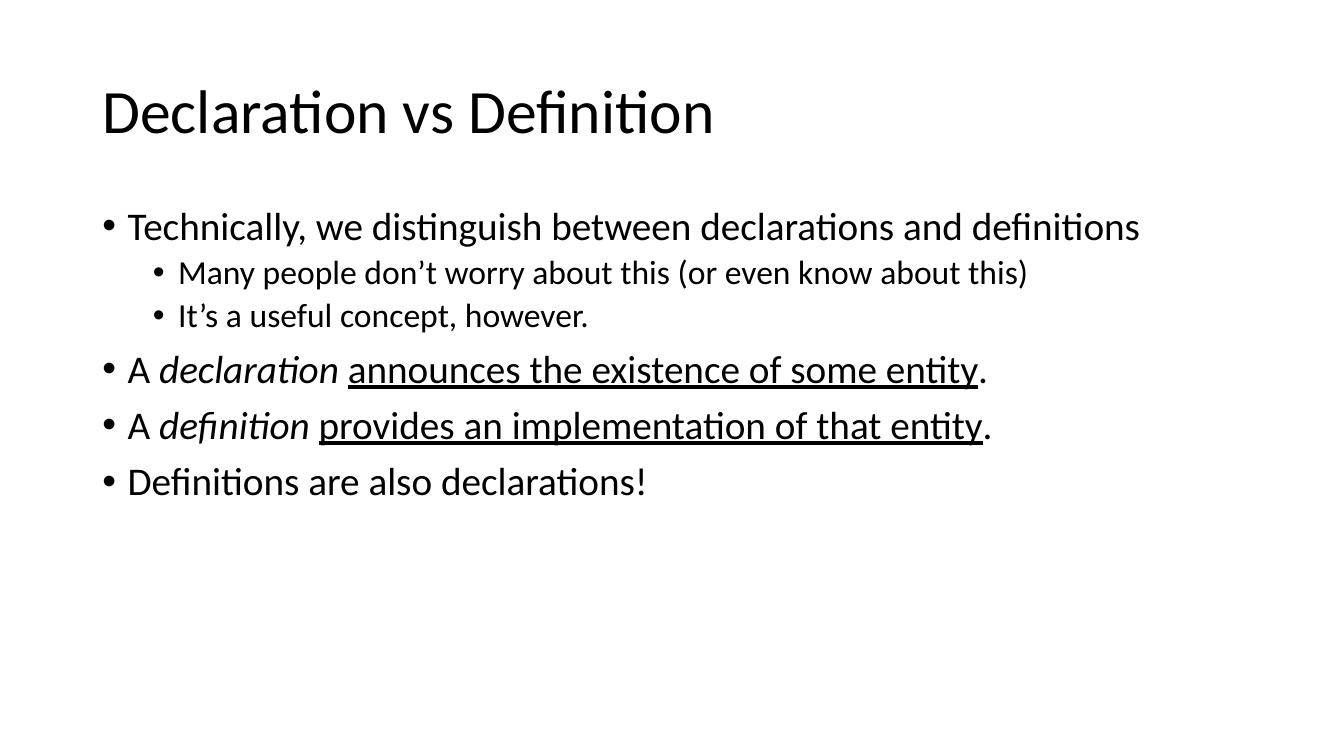
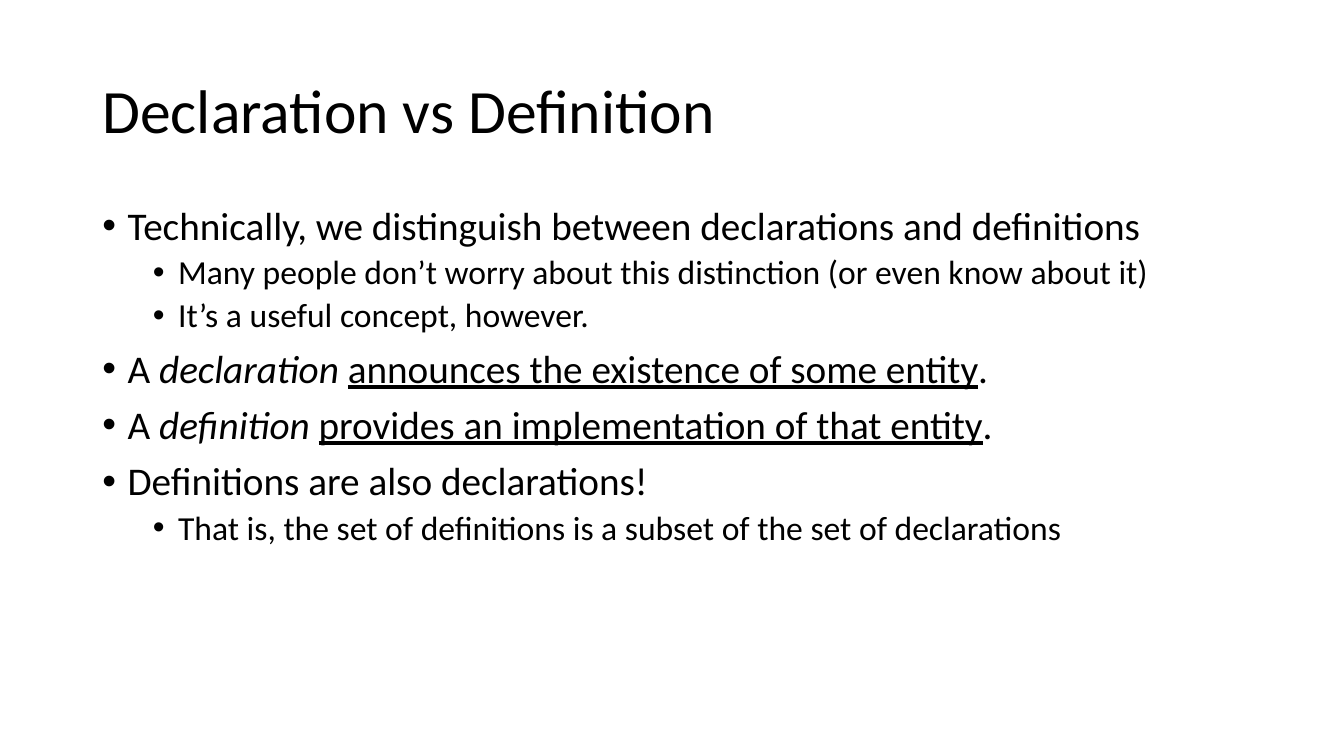
Before and after one commit to pchapin/cpp, a slide deck: slide 2 of Presentations/Modules.pptx. Drawn at 1344x756 pixels with LibreOffice and Linux fonts; fonts in the diff are those of the drawing. Boxes give left, top, right and bottom in pixels: in the first picture for what was removed or moved away, otherwise in the second. Text is boxed around its words. In the diff, an @@ line names an element or a change of style, - is before the commit and + after.

```diff
--- a/Presentations/Modules.pptx
+++ b/Presentations/Modules.pptx
@@ text at [178,259,1148,290]: text changed @@
-  • Many people don’t worry about this (or even know about this)
+  • Many people don’t worry about this distinction (or even know about it)
@@ text at [178,516,1061,544]: paragraph added @@
+  • That is, the set of definitions is a subset of the set of declarations
```
Also in this commit, not shown: 9 other slides changed, 11 slides added.
